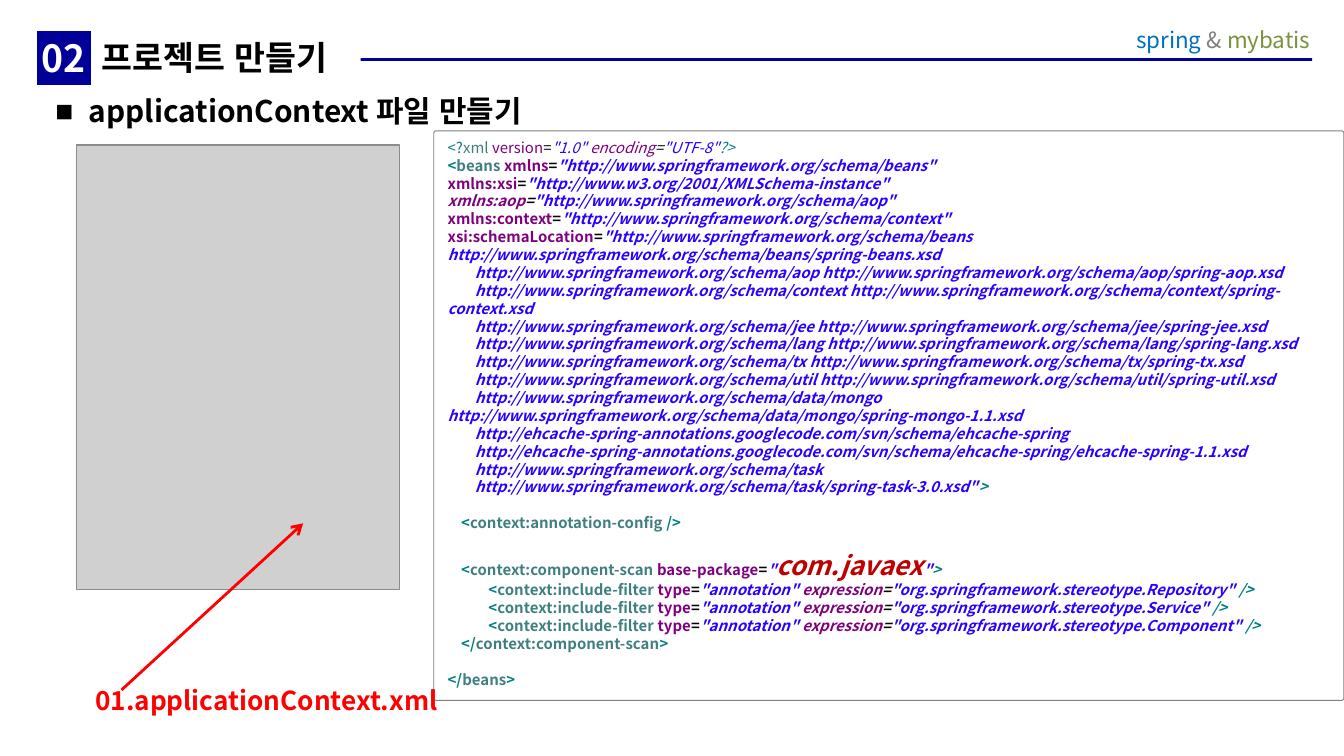
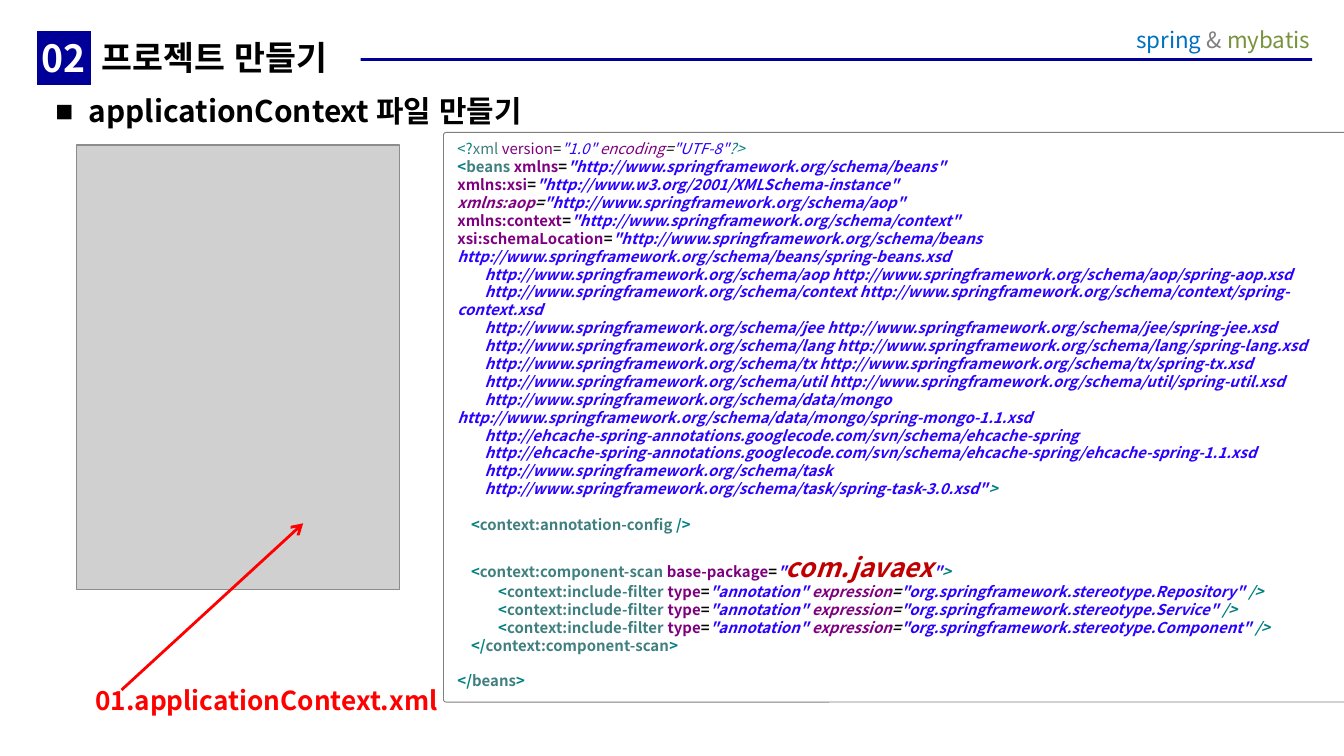
Before and after one commit to sonddokki/class_file, a slide deck: slide 16 of 강의자료/06.spring/프로젝트생성.ppt. Drawn at 1344x756 pixels with LibreOffice and Linux fonts; fonts in the diff are those of the drawing; grey boxes stand for pictures. Boxes give left, top, right and bottom in pixels: in the first picture for what was removed or moved away, otherwise in the second. Text is boxed around its words. In the diff, an @@ line names an element or a change of style, - is before the commit and + after.

Commit message:
1004 미니프로젝트

```diff
--- a/강의자료/06.spring/프로젝트생성.ppt
+++ b/강의자료/06.spring/프로젝트생성.ppt
@@ rounded rectangle "<?xml version="1.0" encoding="UTF-8"?>": place and size @@
-rounded rectangle "<?xml version="1.0" encoding="UTF-8"?>" at box(434, 130, 1344, 700)
+rounded rectangle "<?xml version="1.0" encoding="UTF-8"?>" at box(444, 133, 1344, 703)
```
Also in this commit, not shown: 1 other slide changed, 5 slides added, 22 other files.
